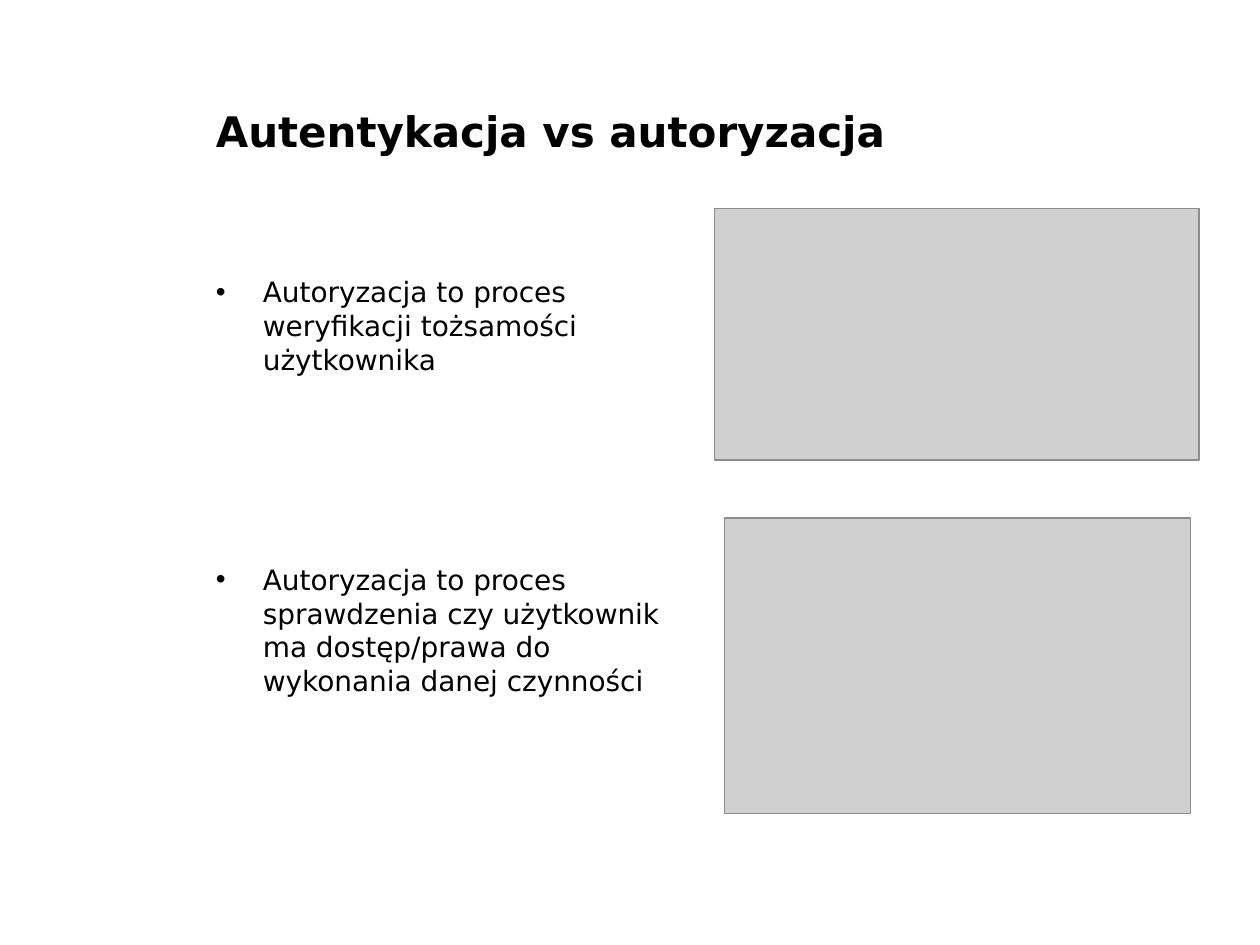
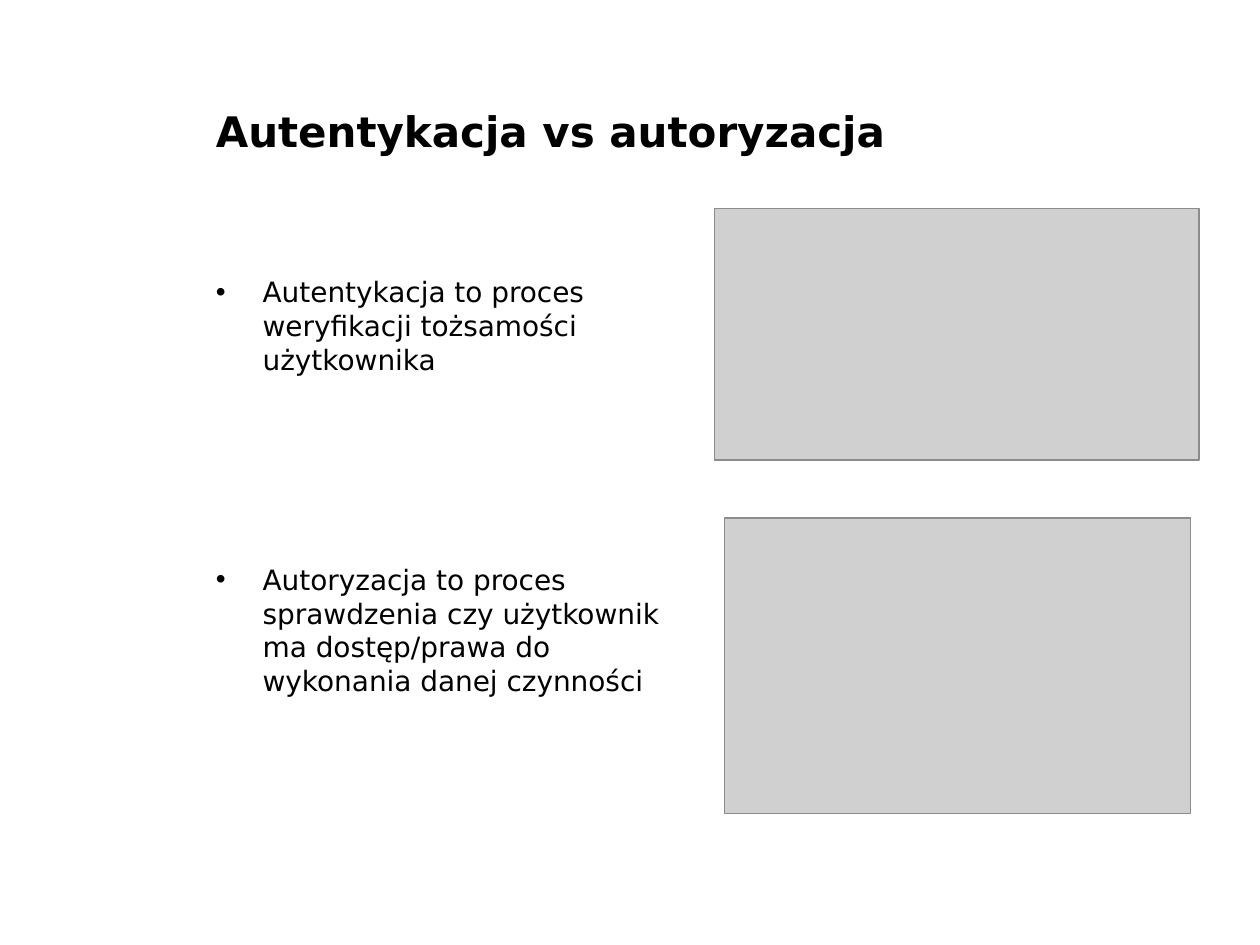
Before and after one commit to Sharku94/ZTI_JAAS, a slide deck: slide 5 of prezentacja/JAAS.ppt. Drawn at 1260x945 pixels with LibreOffice and Linux fonts; fonts in the diff are those of the drawing; grey boxes stand for pictures; background and template pictures are left out. Boxes give left, top, right and bottom in pixels: in the first picture for what was removed or moved away, otherwise in the second. Text is boxed around its words. In the diff, an @@ line names an element or a change of style, - is before the commit and + after.

```diff
--- a/prezentacja/JAAS.ppt
+++ b/prezentacja/JAAS.ppt
@@ text at box(263, 280, 584, 376): text changed @@
-• Autoryzacja to proces weryfikacji tożsamości użytkownika
+• Autentykacja to proces weryfikacji tożsamości użytkownika
```
Also in this commit, not shown: 3 other slides changed.
